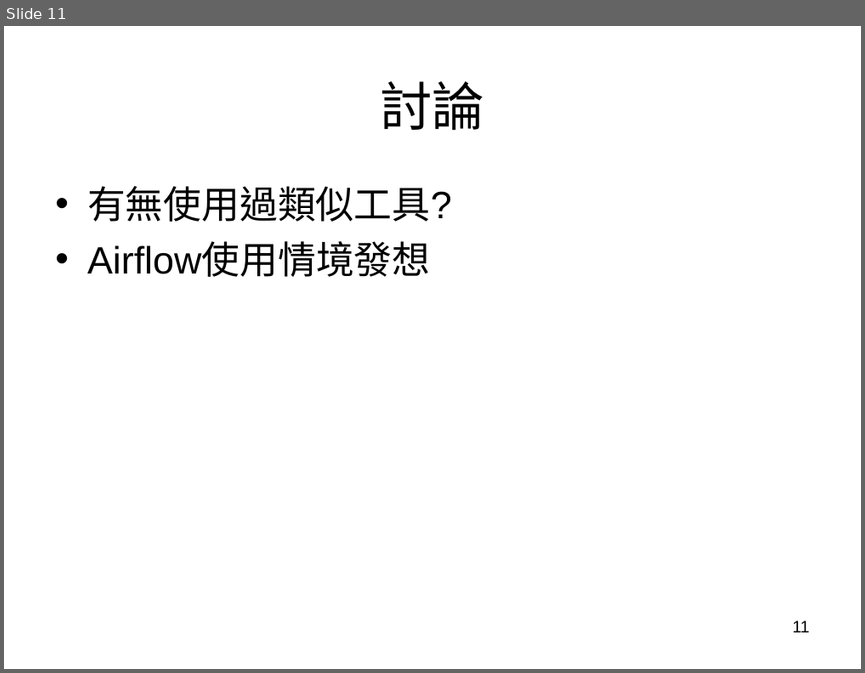
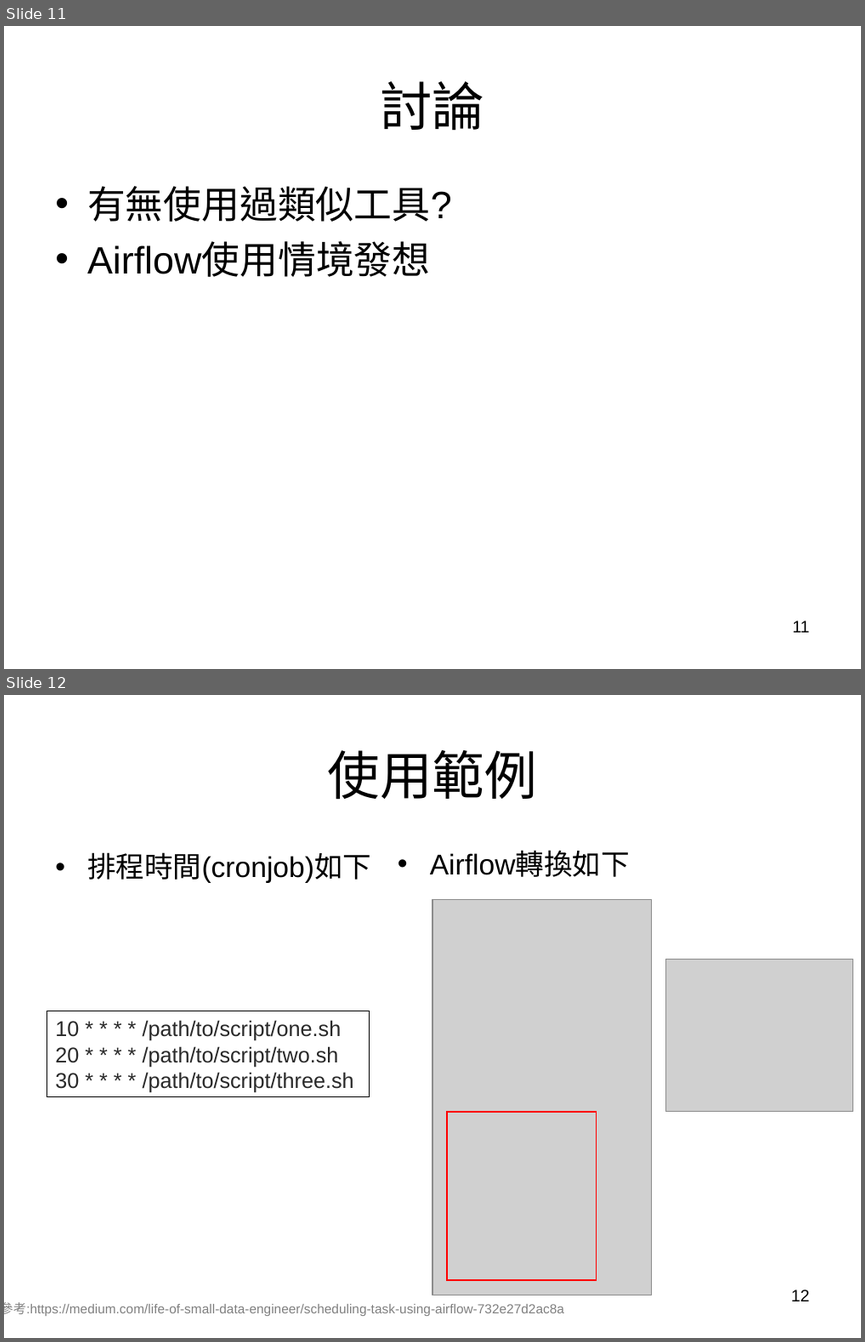
Before and after one commit to cku268890/tesseract_tutorial, a slide deck: Apache airflow.ppt. Shown one above the other, each under a label of ours: slide 11 before the commit, slides 11 and 12 after it. The pictures are 865x673 and 865x1342 pixels, drawn with LibreOffice and Linux fonts; fonts in the diff are those of the drawing; grey boxes stand for pictures; background and template pictures are left out. Boxes give left, top, right and bottom in pixels: in the first picture for what was removed or moved away, otherwise in the second. Text is boxed around its words. In the diff, an @@ line names an element or a change of style, - is before the commit and + after.

```diff
--- a/Apache airflow.ppt
+++ b/Apache airflow.ppt
@@ slide 12 added at bbox=[4, 695, 861, 1338], background picture (left out) @@
@@ title added at bbox=[328, 750, 537, 800], 44 pt, text #000000 @@
+使用範例
@@ text added at bbox=[87, 852, 371, 883], 24 pt, text #000000 @@
+• 排程時間(cronjob)如下
@@ text added at bbox=[430, 851, 630, 877], 24 pt, text #000000 @@
+• Airflow轉換如下
@@ picture added at bbox=[432, 900, 651, 1295] @@
@@ picture added at bbox=[665, 959, 853, 1111] @@
@@ rectangle added at bbox=[46, 1011, 369, 1097], outline #000000 0.74 pt, 18 pt, text #292929 @@
+10 * * * * /path/to/script/one.sh
+20 * * * * /path/to/script/two.sh
+30 * * * * /path/to/script/three.sh
@@ rectangle added at bbox=[447, 1111, 596, 1280], outline #FF0000 0.99 pt @@
@@ text added at bbox=[4, 1302, 564, 1315], 11 pt, text #7F7F7F @@
+參考:https://medium.com/life-of-small-data-engineer/scheduling-task-using-airflow-732e27d2ac8a
@@ page number added at bbox=[791, 1289, 810, 1301], 14 pt, text #000000 @@
+12
```
Also in this commit, not shown: 1 slide changed.
